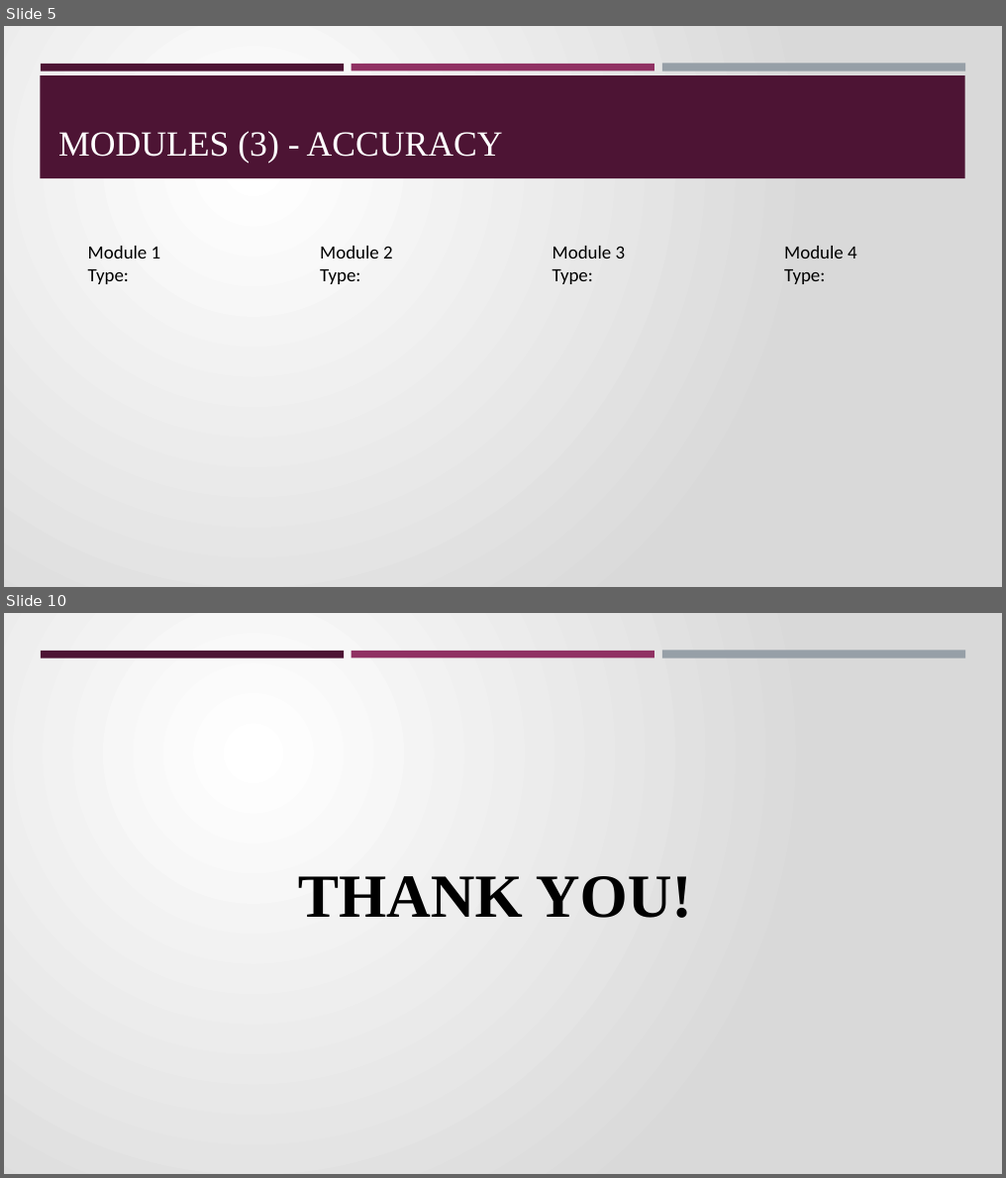
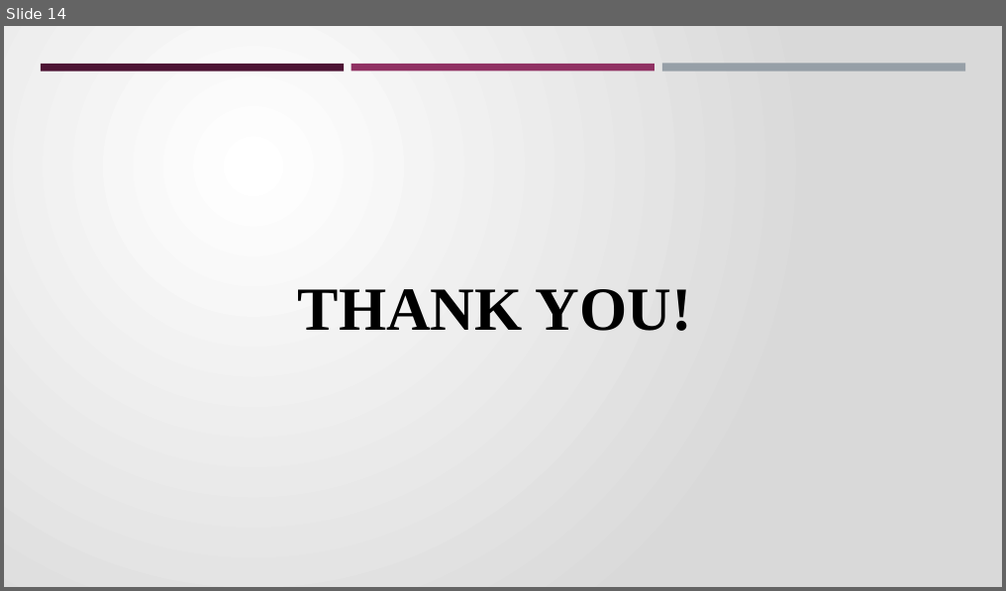
Before and after one commit to candidamg/Brain_Stroke_Prediction, a slide deck: Brain_Stroke_PP.pptx. Shown one above the other, each under a label of ours: slides 5 and 10 before the commit, slide 14 after it; the slides between them are not shown. The pictures are 1006x1178 and 1006x591 pixels, drawn with LibreOffice and Linux fonts; fonts in the diff are those of the drawing. Boxes give left, top, right and bottom in pixels: in the first picture for what was removed or moved away, otherwise in the second. Text is boxed around its words. In the diff, an @@ line names an element or a change of style, - is before the commit and + after.

```diff
--- a/Brain_Stroke_PP.pptx
+++ b/Brain_Stroke_PP.pptx
@@ slide 5 removed at [4, 26, 1002, 587], background gradient #FFFFFF to #D9D9D9; not listed: 3 template elements that a slide beside it also shows @@
@@ rectangle removed at [40, 76, 965, 178] @@
@@ title removed at [58, 131, 503, 163] @@
-MODULES (3) - ACCURACY
@@ text removed at [88, 246, 161, 284] @@
-Module 1
-Type:
@@ text removed at [320, 246, 393, 284] @@
-Module 2
-Type:
@@ text removed at [552, 246, 626, 284] @@
-Module 3
-Type:
@@ text removed at [784, 246, 857, 284] @@
-Module 4
-Type:
@@ what was slide 10 is now slide 14 @@
```
Also in this commit, not shown: 7 slides changed, 6 slides added, 1 other slide removed.
